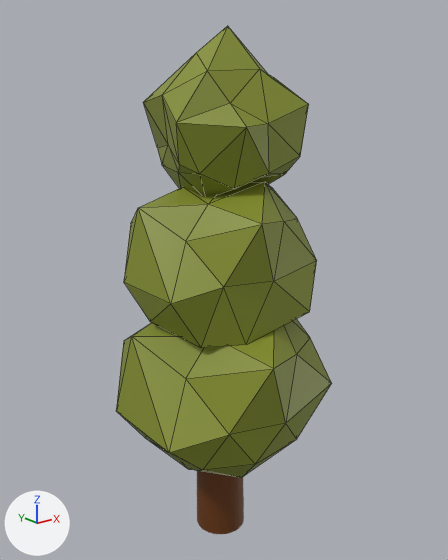
What one commit did to the Blender file Animacije_folder/Trees/oak_one_log.blend.
The view is the same before and after, from a 50 mm lens placed at (-4.62, -6.21, 6.14), pointed at (0.19, -0.19, 3.74). The axes (+X, +Y, +Z) are drawn at lower left. The lights are the same throughout. Mesh edges are drawn as thin lines on the coarser meshes.
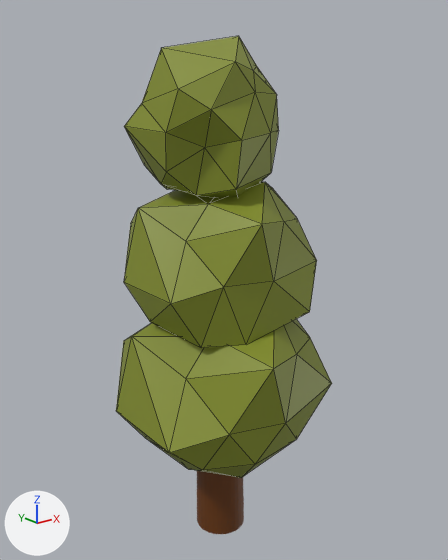
Edits to the scene script, one JSON object a line:
```json
{"op": "set", "path": "ob_icosphere_002.location", "old": "(0.33, -0.02, 5.76)", "new": "(0.08, -0.06, 5.78)"}
{"op": "set", "path": "ob_icosphere_002.rotation_euler", "old": "(-1.181, 0.256, -3.466)", "new": "(-4.241, -4.29, -1.802)", "note": "degrees (-68, 15, -199) -> degrees (-243, -246, -103)"}
```

Changed parts and their boxes [x1, y1, x2, y2] in the pictures (448 x 560 px):
```json
{"object": "Icosphere.002", "change": "moved, turned", "before": [143, 26, 309, 195], "after": [124, 36, 279, 198]}
```
